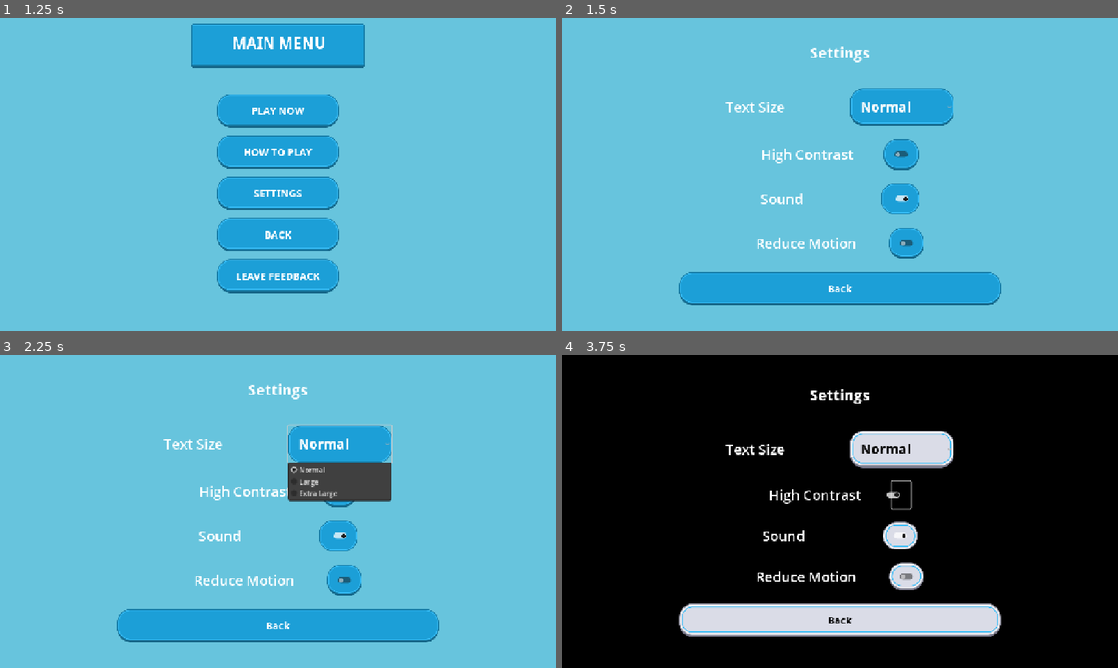
Above: before the commit, frames 1-4 (two rows, left to right).
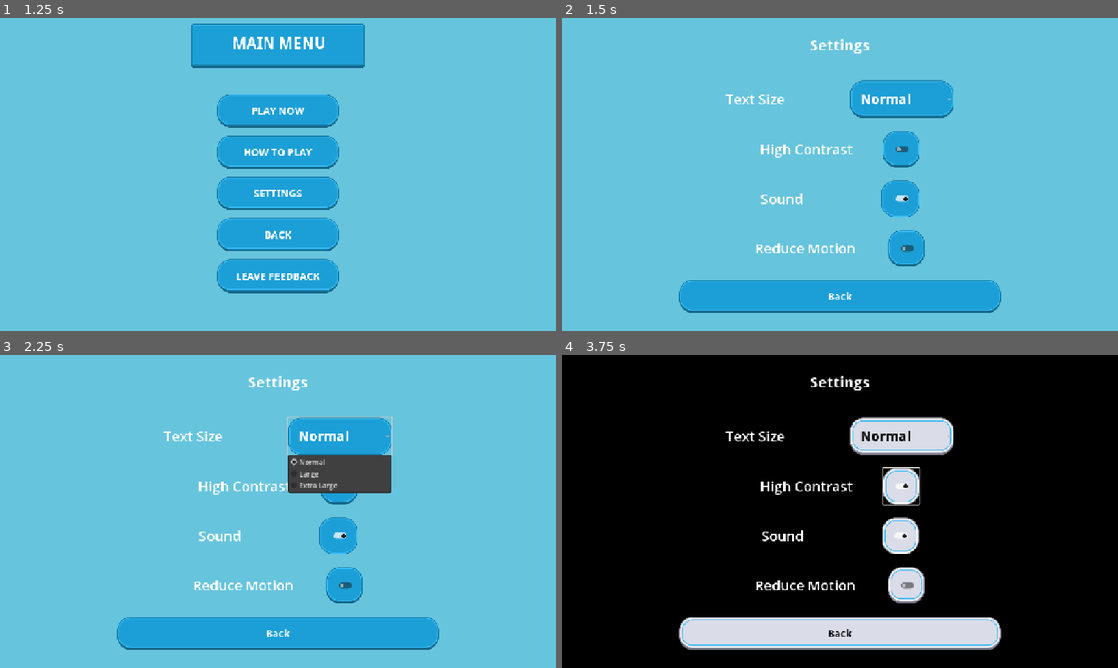
Above: after the commit, the same moments.

Repository: stackedStewart/online-safety-gamified-prototype
Game: Godot game, scene res://scenes/main.tscn
The game is run twice, just before and just after one commit, with the same random seed, the same clock (stepped at 60 frames per second) and the same inputs.
Inputs (mouse positions are in pixels of both pictures, inside the frame that each line leads up to; where the layout moved, square brackets give the same spot in the first picture):
- Up to frame 1 (1.25 s): click "START GAME" at 0.5 s
- Up to frame 2 (1.5 s): click "SETTINGS" at 1.25 s
- Up to frame 3 (2.25 s): click "Normal" at 2 s
- Up to frame 4 (3.75 s): click "Normal" at 2.75 s; click (901, 486) [901, 492] at 3.5 s

Frame 1 is identical in both runs. In frame 2, 7.7% of the frame differs, in the area x 21-79%, y 6-95%; in frame 3, 8.1%; in frame 4, 12%.

Commit message:
fixed toggle buttons

Diff:
--- a/scenes/settings_screen.tscn
+++ b/scenes/settings_screen.tscn
@@ -78,7 +78,10 @@
 text = "High Contrast"
 
 [node name="HighContrastToggle" type="CheckButton" parent="PageCenter/Margin/Layout/HighContrastRow"]
+custom_minimum_size = Vector2(84, 84)
 layout_mode = 2
+size_flags_horizontal = 4
+size_flags_vertical = 4
 
 [node name="SoundRow" type="HBoxContainer" parent="PageCenter/Margin/Layout"]
 layout_mode = 2
@@ -91,7 +94,10 @@
 text = "Sound"
 
 [node name="SoundToggle" type="CheckButton" parent="PageCenter/Margin/Layout/SoundRow"]
+custom_minimum_size = Vector2(84, 84)
 layout_mode = 2
+size_flags_horizontal = 4
+size_flags_vertical = 4
 
 [node name="ReduceMotionRow" type="HBoxContainer" parent="PageCenter/Margin/Layout"]
 layout_mode = 2
@@ -104,7 +110,10 @@
 text = "Reduce Motion"
 
 [node name="ReduceMotionToggle" type="CheckButton" parent="PageCenter/Margin/Layout/ReduceMotionRow"]
+custom_minimum_size = Vector2(84, 84)
 layout_mode = 2
+size_flags_horizontal = 4
+size_flags_vertical = 4
 
 [node name="BackButton" type="Button" parent="PageCenter/Margin/Layout"]
 custom_minimum_size = Vector2(300, 64)
--- a/ui/themes/theme_high_contrast.tres
+++ b/ui/themes/theme_high_contrast.tres
@@ -49,12 +49,55 @@
 texture_margin_right = 32.0
 texture_margin_bottom = 32.0
 
+[sub_resource type="StyleBoxTexture" id="StyleBoxTexture_tsprm"]
+content_margin_left = 24.0
+content_margin_top = 24.0
+content_margin_right = 24.0
+content_margin_bottom = 24.0
+texture = ExtResource("2_0esu6")
+texture_margin_left = 32.0
+texture_margin_top = 32.0
+texture_margin_right = 32.0
+texture_margin_bottom = 32.0
+
+[sub_resource type="StyleBoxTexture" id="StyleBoxTexture_vdcvr"]
+content_margin_left = 24.0
+content_margin_top = 24.0
+content_margin_right = 24.0
+texture = ExtResource("2_0esu6")
+texture_margin_left = 32.0
+texture_margin_top = 32.0
+texture_margin_right = 32.0
+texture_margin_bottom = 32.0
+
 [sub_resource type="StyleBoxTexture" id="StyleBoxTexture_cdmw6"]
 content_margin_left = 24.0
 content_margin_top = 24.0
 content_margin_right = 24.0
 content_margin_bottom = 24.0
 texture = ExtResource("3_h3lel")
+texture_margin_left = 32.0
+texture_margin_top = 32.0
+texture_margin_right = 32.0
+texture_margin_bottom = 32.0
+
+[sub_resource type="StyleBoxTexture" id="StyleBoxTexture_y1t84"]
+content_margin_left = 24.0
+content_margin_top = 24.0
+content_margin_right = 24.0
+content_margin_bottom = 24.0
+texture = ExtResource("2_0esu6")
+texture_margin_left = 32.0
+texture_margin_top = 32.0
+texture_margin_right = 32.0
+texture_margin_bottom = 32.0
+
+[sub_resource type="StyleBoxTexture" id="StyleBoxTexture_h1egl"]
+content_margin_left = 24.0
+content_margin_top = 24.0
+content_margin_right = 24.0
+content_margin_bottom = 24.0
+texture = ExtResource("2_0esu6")
 texture_margin_left = 32.0
 texture_margin_top = 32.0
 texture_margin_right = 32.0
@@ -82,8 +125,12 @@
 Button/styles/normal = SubResource("StyleBoxTexture_0esu6")
 Button/styles/pressed = SubResource("StyleBoxTexture_h3lel")
 CheckButton/colors/font_color = Color(1, 1, 1, 1)
+CheckButton/styles/hover = SubResource("StyleBoxTexture_tsprm")
+CheckButton/styles/hover_pressed = SubResource("StyleBoxTexture_vdcvr")
 CheckButton/styles/normal = SubResource("StyleBoxTexture_cdmw6")
+CheckButton/styles/pressed = SubResource("StyleBoxTexture_y1t84")
 Label/colors/font_color = Color(1, 1, 1, 1)
 OptionButton/colors/font_color = Color(0.038397167, 0.038397167, 0.03839716, 1)
 OptionButton/font_sizes/font_size = 16
+OptionButton/styles/hover = SubResource("StyleBoxTexture_h1egl")
 PanelContainer/styles/panel = SubResource("StyleBoxFlat_hdybv")
Not shown: 1 places in ui/themes/theme_high_contrast.tres that only renumber resources
